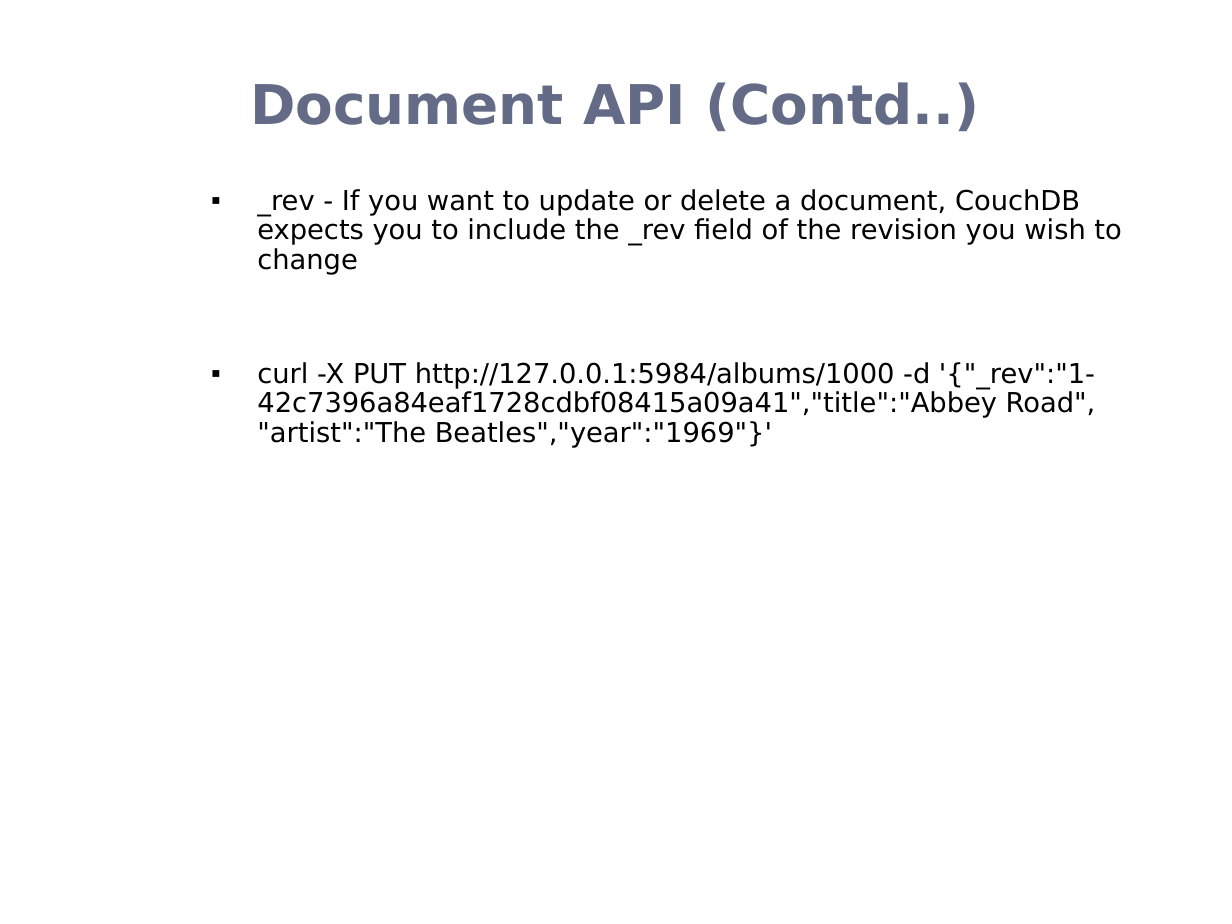
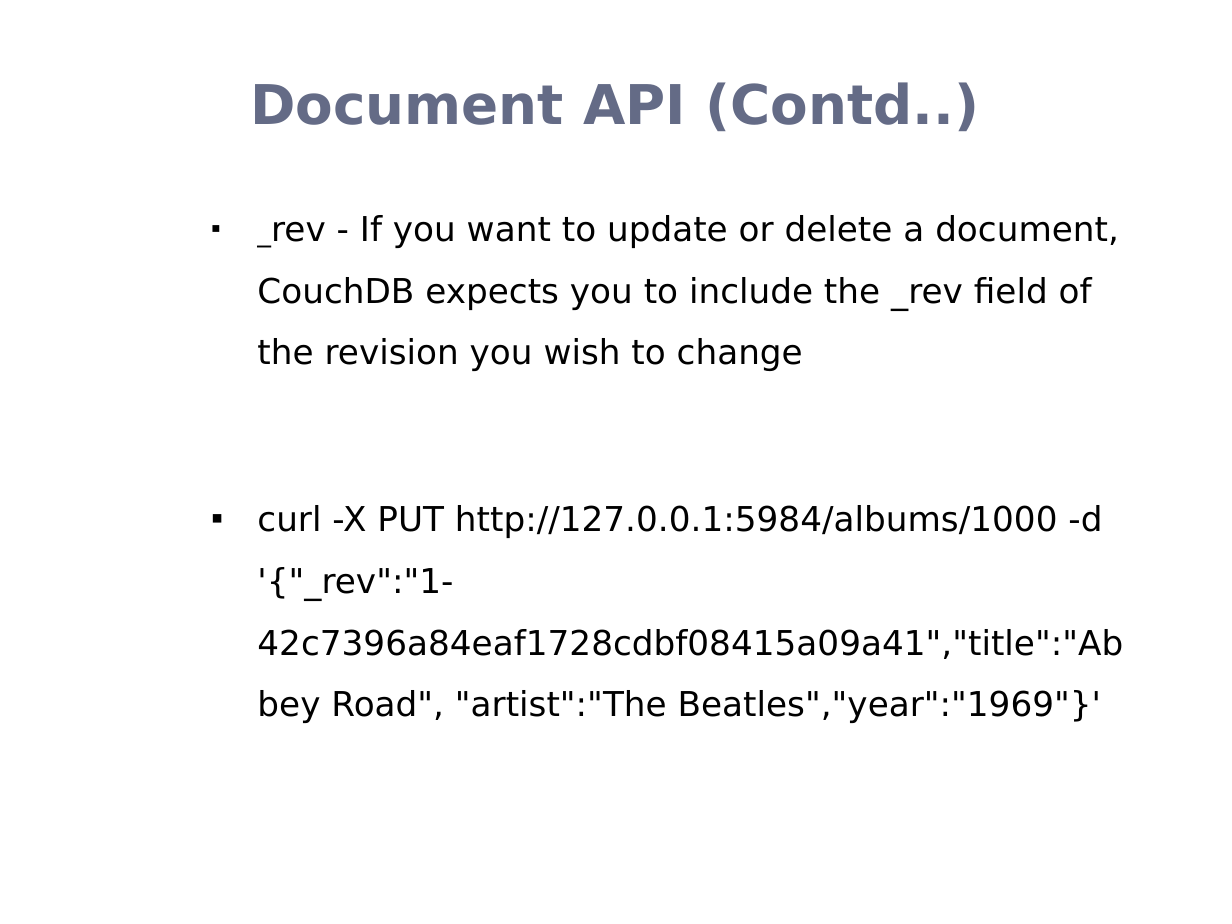
Before and after one commit to rohanz1993/Team_9_Heroku_Shopping_Cart_-_AWS_NoSQL_Service, a slide deck: slide 10 of Donita/CouchDB.pptx. Drawn at 1232x924 pixels with LibreOffice and Linux fonts; fonts in the diff are those of the drawing; background and template pictures are left out. Boxes give left, top, right and bottom in pixels: in the first picture for what was removed or moved away, otherwise in the second. Text is boxed around its words. In the diff, an @@ line names an element or a change of style, - is before the commit and + after.

```diff
--- a/Donita/CouchDB.pptx
+++ b/Donita/CouchDB.pptx
@@ text "_rev - If you want ..." at (257,215,1123,723): size 16 to 20 pt; line spacing 0.9 to 1.5; more space between paragraphs @@
```
Also in this commit, not shown: 14 other slides changed, 4 slides added.
